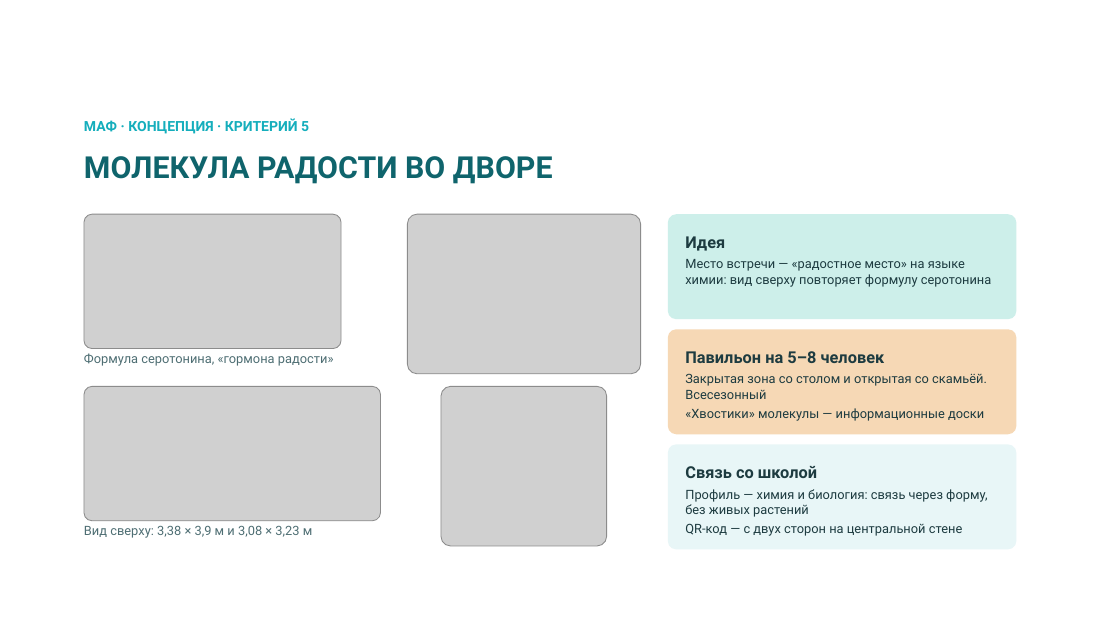
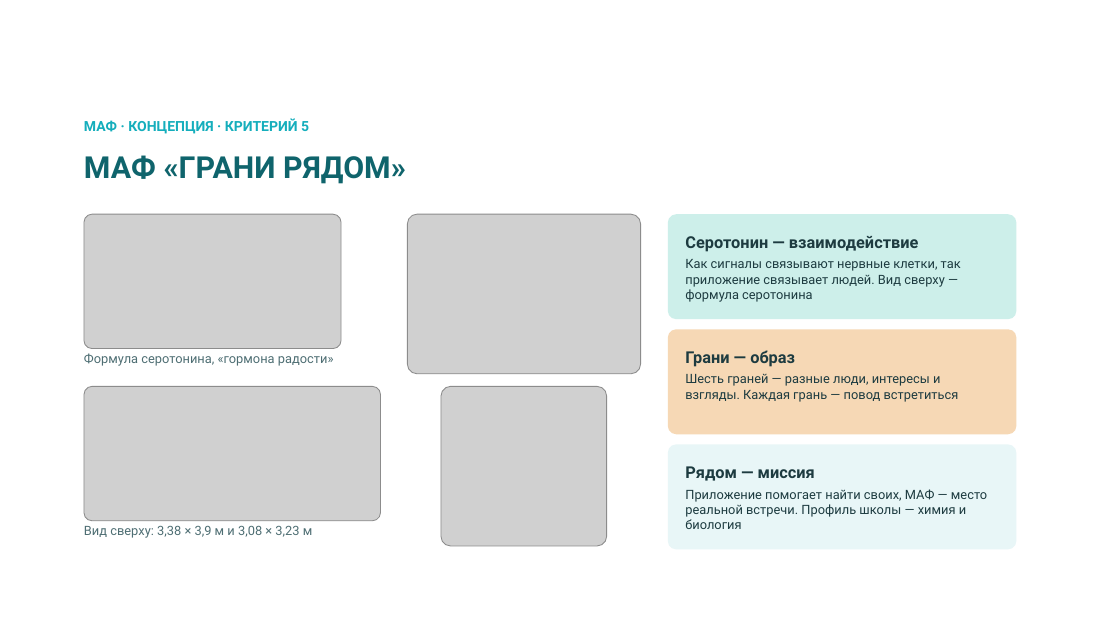
Before and after one commit to bnhogpad228/school-app, a slide deck: slide 10 of presentation/shkolny-dvor-SK-sreda.pptx. Drawn at 1120x630 pixels with LibreOffice and Linux fonts; fonts in the diff are those of the drawing; grey boxes stand for pictures; background and template pictures are left out. Boxes give left, top, right and bottom in pixels: in the first picture for what was removed or moved away, otherwise in the second. Text is boxed around its words. In the diff, an @@ line names an element or a change of style, - is before the commit and + after.

```diff
--- a/presentation/shkolny-dvor-SK-sreda.pptx
+++ b/presentation/shkolny-dvor-SK-sreda.pptx
@@ text at (x1=84, y1=155, x2=406, y2=184): text changed @@
-МОЛЕКУЛА РАДОСТИ ВО ДВОРЕ
+МАФ «ГРАНИ РЯДОМ»
@@ text in rounded rectangle at (x1=685, y1=236, x2=961, y2=302): text changed @@
-Идея
-Место встречи — «радостное место» на языке химии: вид сверху повторяет формулу серотонина
+Серотонин — взаимодействие
+Как сигналы связывают нервные клетки, так приложение связывает людей. Вид сверху — формула серотонина
@@ text in rounded rectangle at (x1=685, y1=350, x2=959, y2=402): text changed @@
-Павильон на 5–8 человек
-Закрытая зона со столом и открытая со скамьёй. Всесезонный
-«Хвостики» молекулы — информационные доски
+Грани — образ
+Шесть граней — разные люди, интересы и взгляды. Каждая грань — повод встретиться
@@ text in rounded rectangle at (x1=685, y1=466, x2=987, y2=529): text changed @@
-Связь со школой
-Профиль — химия и биология: связь через форму, без живых растений
-QR-код — с двух сторон на центральной стене
+Рядом — миссия
+Приложение помогает найти своих, МАФ — место реальной встречи. Профиль школы — химия и биология
```
Also in this commit, not shown: 5 other slides changed, 1 other file.
